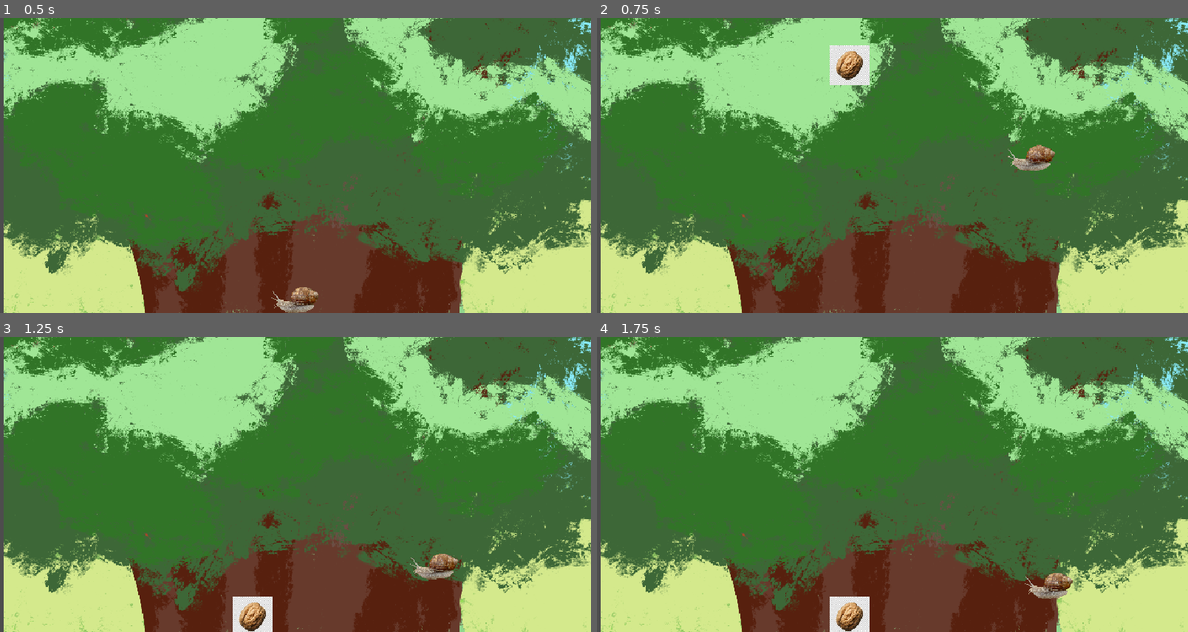
Above: before the commit, frames 1-4 (two rows, left to right).
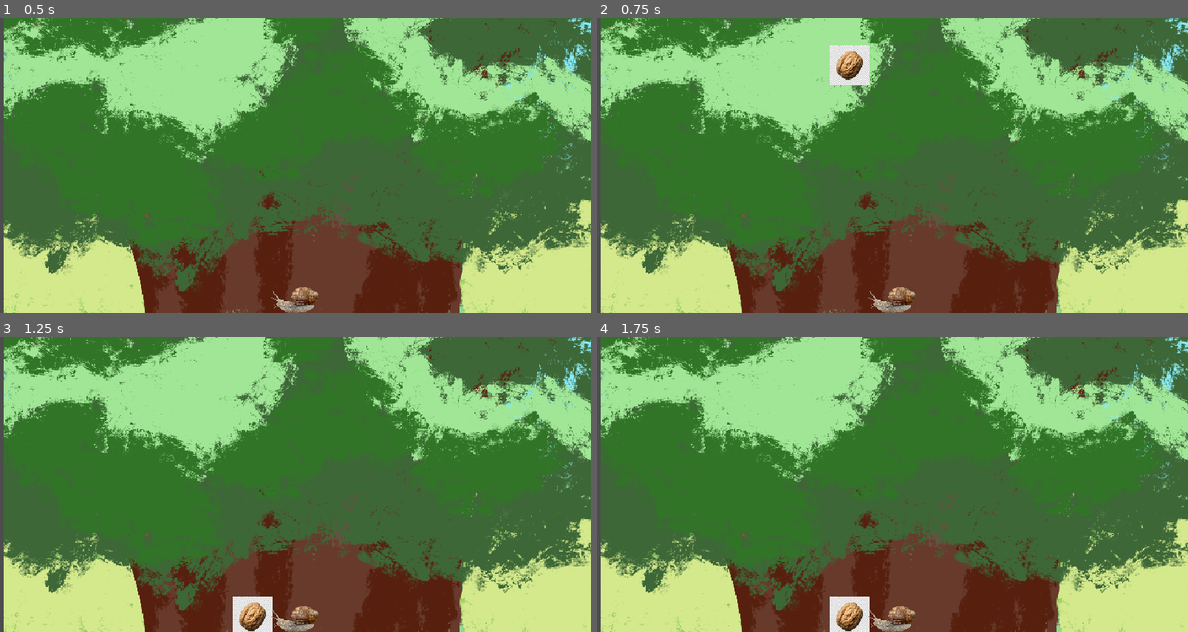
Above: after the commit, the same moments.

Repository: ovanbeurden/bird-game
Game: Godot game, scene res://scenes/camera.tscn
The game is run twice, just before and just after one commit, with the same random seed, the same clock (stepped at 60 frames per second) and the same inputs.
Inputs (mouse positions are in pixels of both pictures, inside the frame that each line leads up to):
- Up to frame 1 (0.5 s): no input
- Up to frame 2 (0.75 s): tap Enter at 0.5 s; move the mouse to (1022, 150) at 0.52 s; click (1022, 150) at 0.67 s
- Up to frame 3 (1.25 s): no input
- Up to frame 4 (1.75 s): drag from (774, 499) to (1040, 567) at 1.27 s

Frame 1 is identical in both runs. In frame 2, 0.8% of the frame differs, in the area x 45-78%, y 43-100%; in frame 3, 0.8%; in frame 4, 0.8%.

Commit message:
No snappies

Diff:
--- a/bird-game/scenes/area_2d.gd
+++ b/bird-game/scenes/area_2d.gd
@@ -1,12 +1,16 @@
 extends Area2D
 
 var dragging = false
+var hovering := false
 var drag_offset = Vector2.ZERO
+
+func _ready() -> void:
+    mouse_entered.connect(func(): hovering = true)
+    mouse_exited.connect(func(): hovering = false)
 
 func _input(event):
     if event is InputEventMouseButton and event.button_index == MOUSE_BUTTON_LEFT:
-
-        if event.pressed:
+        if event.pressed and hovering:
             dragging = true
         else:
             dragging = false
--- a/bird-game/scenes/camera.tscn
+++ b/bird-game/scenes/camera.tscn
@@ -1,6 +1,5 @@
-[gd_scene load_steps=12 format=3 uid="uid://bpdrwuohijr8"]
+[gd_scene load_steps=11 format=3 uid="uid://bpdrwuohijr8"]
 
-[ext_resource type="Script" uid="uid://cb6fsv7o0bhjg" path="res://scripts/birb_unit.gd" id="1_kod1s"]
 [ext_resource type="Script" uid="uid://ba88a3wb78ews" path="res://scenes/collision_shape_2d.gd" id="2_p8nh0"]
 [ext_resource type="Texture2D" uid="uid://b4j2qdh714nor" path="res://art/snail.png" id="2_tmlye"]
 [ext_resource type="Script" uid="uid://ba202kpxlmlgr" path="res://scenes/character_body_2d.gd" id="2_ys67x"]
@@ -9,43 +8,16 @@
 [ext_resource type="Texture2D" uid="uid://bb57s0c6oauiq" path="res://sprites/Background.png" id="4_b05li"]
 [ext_resource type="PackedScene" path="res://scenes/nut.tscn" id="5_b05li"]
 
+[sub_resource type="RectangleShape2D" id="RectangleShape2D_ys67x"]
+size = Vector2(1021, 11)
+
 [sub_resource type="RectangleShape2D" id="RectangleShape2D_kod1s"]
 size = Vector2(344.30023, 279.06442)
 
 [sub_resource type="RectangleShape2D" id="RectangleShape2D_gtx3x"]
 size = Vector2(234.52328, 191.71634)
 
-[sub_resource type="RectangleShape2D" id="RectangleShape2D_ys67x"]
-size = Vector2(1021, 11)
-
 [node name="BirdGame" type="Node2D"]
-
-[node name="Node2D" type="Node2D" parent="."]
-script = ExtResource("1_kod1s")
-
-[node name="CharacterBody2D" type="CharacterBody2D" parent="Node2D"]
-position = Vector2(-14.999999, -18)
-scale = Vector2(0.20040649, 0.15408629)
-script = ExtResource("2_ys67x")
-
-[node name="CollisionShape2D" type="CollisionShape2D" parent="Node2D/CharacterBody2D"]
-position = Vector2(87.32259, 74.63356)
-scale = Vector2(1.0000002, 1.0000002)
-shape = SubResource("RectangleShape2D_kod1s")
-script = ExtResource("2_p8nh0")
-
-[node name="Area2D" type="Area2D" parent="Node2D/CharacterBody2D"]
-script = ExtResource("3_b05li")
-
-[node name="CollisionShape2D" type="CollisionShape2D" parent="Node2D/CharacterBody2D/Area2D"]
-position = Vector2(152.1907, 38.939224)
-scale = Vector2(1.0000002, 1.0000002)
-shape = SubResource("RectangleShape2D_gtx3x")
-
-[node name="Sprite2D" type="Sprite2D" parent="Node2D/CharacterBody2D/Area2D"]
-position = Vector2(69.85803, 77.87846)
-scale = Vector2(0.3554767, 0.3526704)
-texture = ExtResource("2_tmlye")
 
 [node name="Camera2D" type="Camera2D" parent="."]
 script = ExtResource("3_gtx3x")
@@ -65,3 +37,27 @@
 
 [node name="Nut" parent="." instance=ExtResource("5_b05li")]
 position = Vector2(-73, -683)
+
+[node name="CharacterBody2D" type="CharacterBody2D" parent="."]
+position = Vector2(-14.999999, -18)
+scale = Vector2(0.20040649, 0.15408629)
+script = ExtResource("2_ys67x")
+
+[node name="CollisionShape2D" type="CollisionShape2D" parent="CharacterBody2D"]
+position = Vector2(87.32259, 74.63356)
+scale = Vector2(1.0000002, 1.0000002)
+shape = SubResource("RectangleShape2D_kod1s")
+script = ExtResource("2_p8nh0")
+
+[node name="Area2D" type="Area2D" parent="CharacterBody2D"]
+script = ExtResource("3_b05li")
+
+[node name="CollisionShape2D" type="CollisionShape2D" parent="CharacterBody2D/Area2D"]
+position = Vector2(152.1907, 38.939224)
+scale = Vector2(1.0000002, 1.0000002)
+shape = SubResource("RectangleShape2D_gtx3x")
+
+[node name="Sprite2D" type="Sprite2D" parent="CharacterBody2D/Area2D"]
+position = Vector2(69.85803, 77.87846)
+scale = Vector2(0.3554767, 0.3526704)
+texture = ExtResource("2_tmlye")
